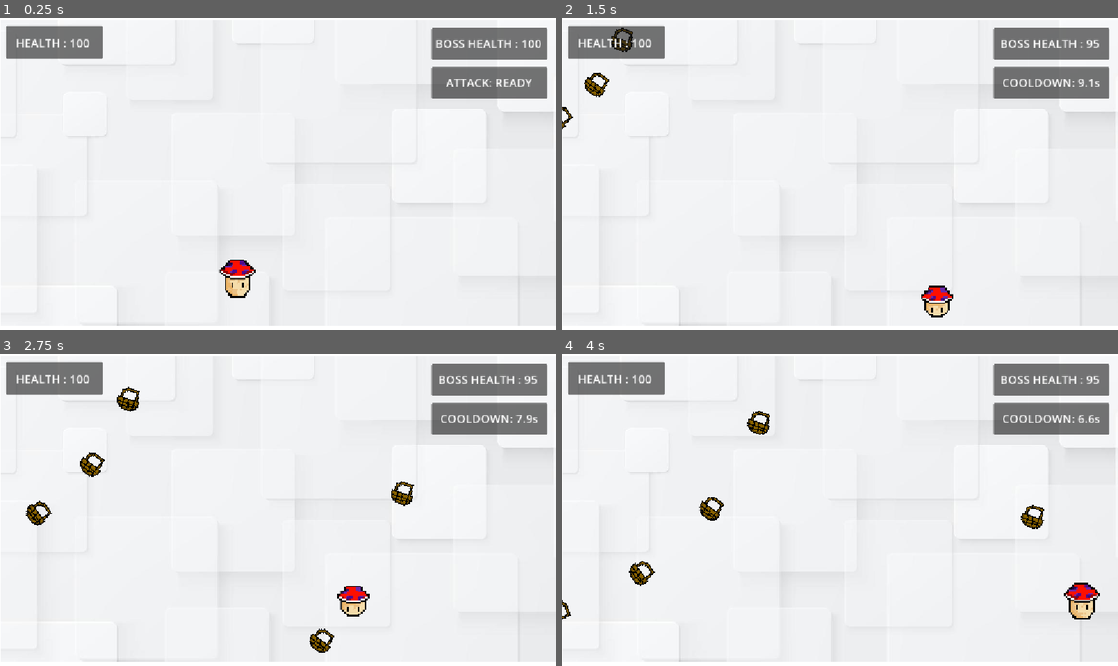
Above: before the commit, frames 1-4 (two rows, left to right).
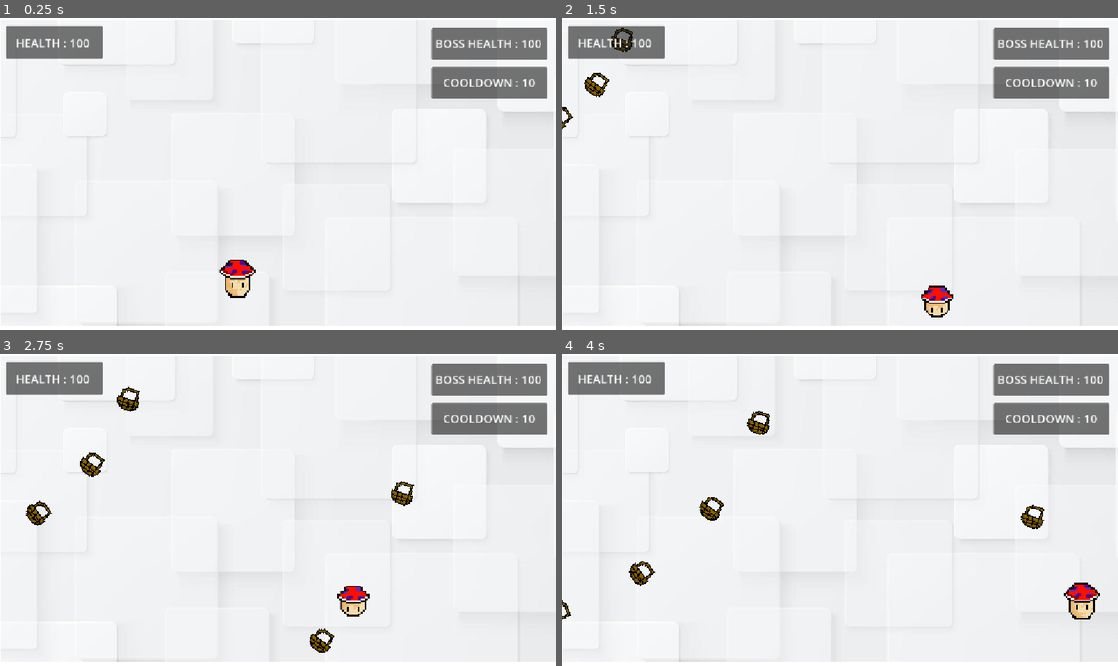
Above: after the commit, the same moments.

Repository: KuaJunWen/Boink-
Game: Godot game, scene res://game.tscn
The game is run twice, just before and just after one commit, with the same random seed, the same clock (stepped at 60 frames per second) and the same inputs.
Inputs:
- Up to frame 1 (0.25 s): no input
- Up to frame 2 (1.5 s): tap Enter (ui_accept) at 0.5, 0.77 s; hold D (right) from 0.53 s (still down); tap F at 0.6, 1.35 s
- Up to frame 3 (2.75 s): tap Enter (ui_accept) at 1.52 s; release D (right) at 2.03 s; hold A (left) from 2.03 s (still down); tap F at 2.1 s
- Up to frame 4 (4 s): release A (left) at 2.78 s; hold D (right) from 2.78 s (still down); tap F at 2.85, 3.6 s; tap Enter (ui_accept) at 3.02, 3.77 s

The runs differ from the first frame. In frame 1, 0.2% of the frame differs, in the area x 79-97%, y 19-23%; in frame 2, 0.6%; in frame 3, 0.6%; in frame 4, 0.6%, in the area x 78-98%, y 7-23%.

Commit message:
attack orb

Diff:
--- /dev/null
+++ b/attack_orb.gd
@@ -0,0 +1,14 @@
+extends Area2D
+
+@export var damage_amount = 10
+
+
+func _ready() -> void:
+	body_entered.connect(_on_body_entered)
+
+
+func _on_body_entered(body: Node2D) -> void:
+	# Check if the colliding body is the player (has the damage_boss method)
+	if body.has_method("damage_boss"):
+		body.damage_boss(damage_amount)
+		queue_free() # Remove the collected object
--- /dev/null
+++ b/attack_orb.tscn
@@ -0,0 +1,20 @@
+[gd_scene format=3 uid="uid://dv2eob1f67438"]
+
+[ext_resource type="Script" uid="uid://br0yh6opfhprd" path="res://attack_orb.gd" id="1_h85br"]
+
+[sub_resource type="CircleShape2D" id="CircleShape2D_uf8hf"]
+radius = 37.28
+
+[node name="AttackOrb" type="Area2D" unique_id=2047573554]
+script = ExtResource("1_h85br")
+
+[node name="CollisionShape2D" type="CollisionShape2D" parent="." unique_id=1417601892]
+modulate = Color(1, 0, 0, 1)
+position = Vector2(0, 1)
+shape = SubResource("CircleShape2D_uf8hf")
+debug_color = Color(0.9993908, 0, 0.10578944, 1)
+
+[node name="ColorRect" type="ColorRect" parent="." unique_id=490542668]
+offset_right = 30.0
+offset_bottom = 30.0
+color = Color(1, 0, 0, 1)
--- a/player.gd
+++ b/player.gd
@@ -9,40 +9,48 @@
 const KNOCKBACK_SPEED = 500.0
 const SLOW_DURATION = 1.0
 const SLOW_MULTIPLIER = 0.5
-const ATTACK_COOLDOWN = 10.0
+
+const MIN_SPAWN_TIME = 2.5
+const MAX_SPAWN_TIME = 7.0
+const MIN_DISTANCE_FROM_PLAYER = 120.0
+
+const PICKUP_SCENE = preload("res://attack_orb.tscn")
 
 var health = MAX_HEALTH
 var bossHealth = MAX_BOSSHEALTH
 var gravity = ProjectSettings.get_setting("physics/2d/default_gravity")
 var can_double_jump = false
 var is_slowed = false
-var can_attack = true
+var is_game_over = false
+var current_orb: Node2D = null  # Tracks the currently active orb
 
 @onready var health_label = get_node_or_null("../UI/Panel/health")
 @onready var bossHealth_label = get_node_or_null("../UI/Panel2/boss")
-@onready var cooldown_label = get_node_or_null("../UI/Panel3/cooldown") # Update path if inside a Panel
+
+@onready var game_over_panel = get_node_or_null("../UI/GameOverPanel")
+@onready var result_label = get_node_or_null("../UI/GameOverPanel/ResultLabel")
+@onready var restart_button = get_node_or_null("../UI/GameOverPanel/RestartButton")
+
 @onready var slow_timer = Timer.new()
-@onready var attack_timer = Timer.new()
+@onready var spawn_timer = Timer.new()
 
 
 func _ready() -> void:
+	randomize()
+	get_tree().paused = false
+
 	slow_timer.one_shot = true
 	slow_timer.timeout.connect(_on_slow_timer_timeout)
 	add_child(slow_timer)
 
-	attack_timer.one_shot = true
-	attack_timer.timeout.connect(_on_attack_timer_timeout)
-	add_child(attack_timer)
+	spawn_timer.one_shot = true
+	spawn_timer.timeout.connect(_on_spawn_timer_timeout)
+	add_child(spawn_timer)
+	_start_random_spawn_timer()
+
 
 	_update_health_label()
 	_update_bosshealth_label()
-	_update_cooldown_label()
-
-
-func _process(_delta: float) -> void:
-	# Continuously update the cooldown label while the timer is running
-	if not can_attack:
-		_update_cooldown_label()
 
 
 func _physics_process(delta: float) -> void:
@@ -71,27 +79,56 @@
 	move_and_slide()
 
 
-func _input(event: InputEvent) -> void:
-	if event is InputEventKey and event.pressed and not event.echo:
-		if event.keycode == KEY_F and can_attack:
-			damage_boss(5)
-			can_attack = false
-			attack_timer.start(ATTACK_COOLDOWN)
+func _start_random_spawn_timer() -> void:
+	var random_delay = randf_range(MIN_SPAWN_TIME, MAX_SPAWN_TIME)
+	spawn_timer.start(random_delay)
 
 
-func _on_attack_timer_timeout() -> void:
-	can_attack = true
-	_update_cooldown_label()
+func _on_spawn_timer_timeout() -> void:
+	if is_game_over:
+		return
+
+	# Remove the previous orb if it hasn't been collected yet
+	if is_instance_valid(current_orb):
+		current_orb.queue_free()
+
+	var pickup = PICKUP_SCENE.instantiate()
+	var screen_size = get_viewport_rect().size
+	var min_y = screen_size.y * 0.5         # Halfway down the screen (highest point)
+	var max_y = screen_size.y - 60.0        # Near the bottom of the screen (with padding)
+	var spawn_pos = Vector2.ZERO
+
+	# Pick a random spot in the lower half of the screen away from the player
+	for i in range(10):
+		spawn_pos = Vector2(
+			randf_range(60.0, screen_size.x - 60.0),
+			randf_range(min_y, max_y)
+		)
+		if spawn_pos.distance_to(global_position) >= MIN_DISTANCE_FROM_PLAYER:
+			break
+
+	pickup.global_position = spawn_pos
+	get_parent().add_child(pickup)
+	current_orb = pickup
+
+	_start_random_spawn_timer()
 
 
 func damage_boss(amount: int) -> void:
+	if is_game_over:
+		return
+
 	bossHealth = max(bossHealth - amount, 0)
 	_update_bosshealth_label()
 
 
 func take_hit(damage: int, hit_from: Vector2) -> void:
+	if is_game_over:
+		return
+
 	health = max(health - damage, 0)
 	_update_health_label()
+
 
 	var direction = (global_position - hit_from).normalized()
 	if direction == Vector2.ZERO:
@@ -101,6 +138,7 @@
 
 	is_slowed = true
 	slow_timer.start(SLOW_DURATION)
+
 
 
 func _on_slow_timer_timeout() -> void:
@@ -114,11 +152,3 @@
 func _update_bosshealth_label() -> void:
 	if bossHealth_label:
 		bossHealth_label.text = "BOSS HEALTH : " + str(bossHealth)
-
-func _update_cooldown_label() -> void:
-	if cooldown_label:
-		if can_attack:
-			cooldown_label.text = "ATTACK: READY"
-		else:
-			# "%.1f" formats the remaining time to 1 decimal place (e.g., 9.4s)
-			cooldown_label.text = "COOLDOWN: %.1fs" % attack_timer.time_left
Not shown, added: attack_orb.gd.uid
